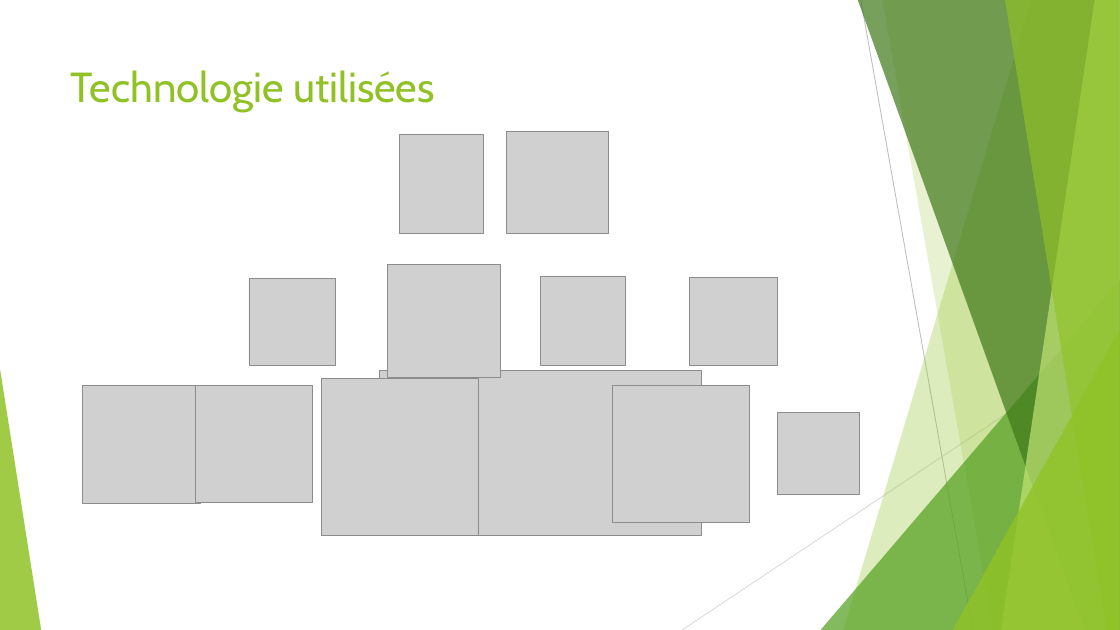
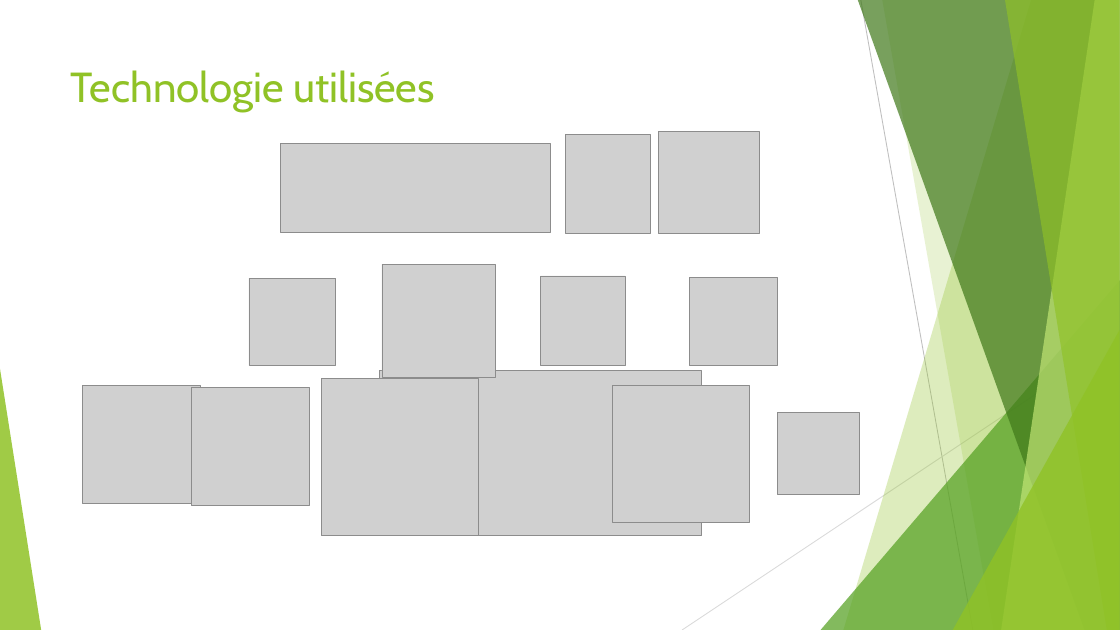
Before and after one commit to manelbenhamouda/projets-CDA, a slide deck: slide 13 of Diaporama Projet YOUR journey.pptx (slide 12 before the commit). Drawn at 1120x630 pixels with LibreOffice and Linux fonts; fonts in the diff are those of the drawing; grey boxes stand for pictures. Boxes give left, top, right and bottom in pixels: in the first picture for what was removed or moved away, otherwise in the second. Text is boxed around its words. In the diff, an @@ line names an element or a change of style, - is before the commit and + after.

```diff
--- a/Diaporama Projet YOUR journey.pptx
+++ b/Diaporama Projet YOUR journey.pptx
@@ picture added at box(281, 144, 550, 234) @@
@@ picture: place and size @@
-picture at box(400, 134, 484, 233)
+picture at box(566, 134, 650, 233)
@@ picture: place and size @@
-picture at box(507, 132, 608, 234)
+picture at box(659, 132, 760, 234)
@@ picture: place and size @@
-picture at box(387, 265, 501, 378)
+picture at box(382, 265, 496, 378)
@@ picture: place and size @@
-picture at box(196, 386, 313, 503)
+picture at box(192, 387, 309, 505)
```
Also in this commit, not shown: 13 other slides changed, 5 other files.
